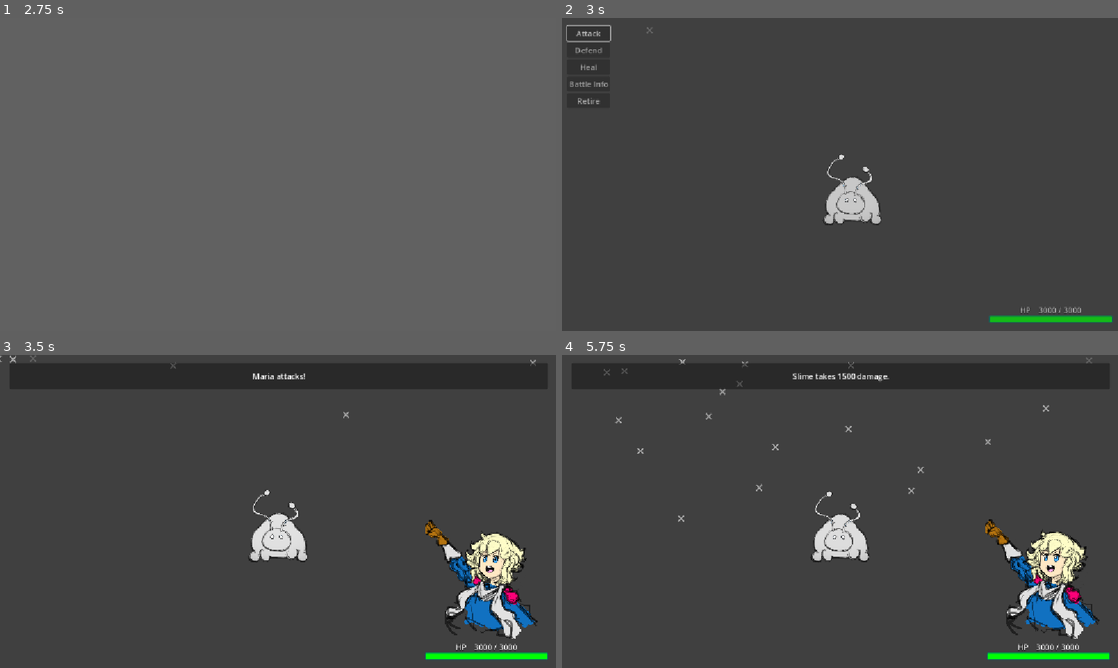
Above: before the commit, frames 1-4 (two rows, left to right).
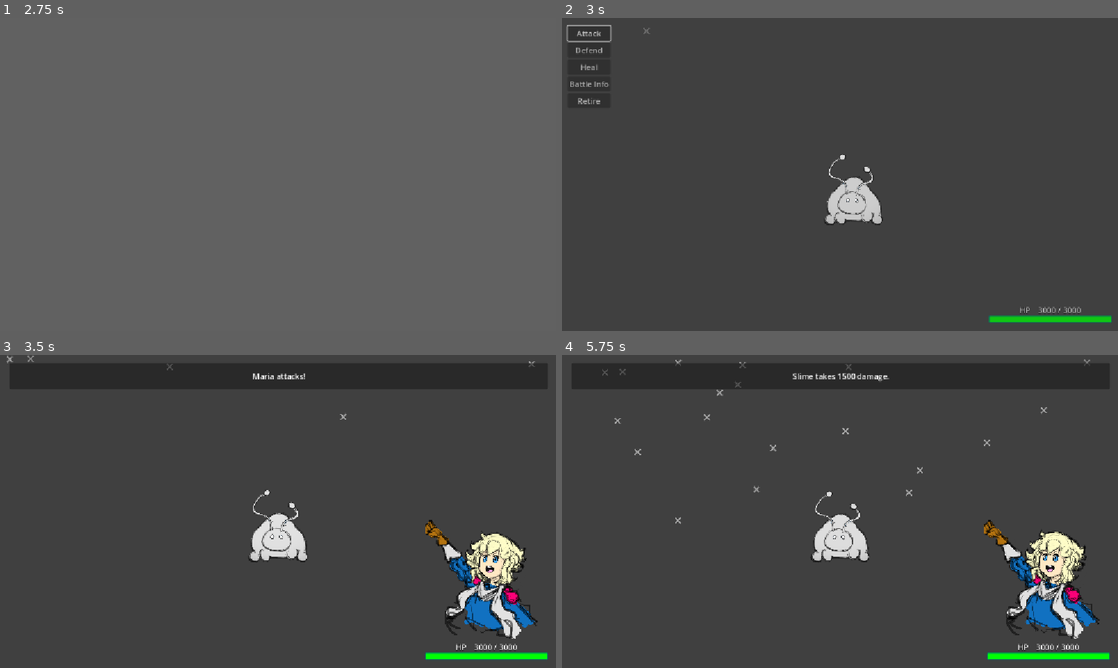
Above: after the commit, the same moments.

Repository: Adnyropast/pwkz-godot-4.7
Game: Godot game, scene res://scenes/title_screen.tscn
Two runs of this game, one before a commit and one after it. Both use one fixed random seed, a clock stepped at 60 frames per second and the inputs below. The engine's default icon, where the game draws it, is replaced by a stand-in: a white triangle on a blue panel in a dark square.
Inputs:
- Up to frame 1 (2.75 s): click "Start" at 0.5 s; click "Maria Game" at 1.25 s; tap Enter (ui_accept) at 2, 2.1, 2.27, 2.57 s
- Up to frame 2 (3 s): tap Enter (ui_accept) at 2.75, 2.85 s
- Up to frame 3 (3.5 s): tap Enter (ui_accept) at 3.02, 3.32 s
- Up to frame 4 (5.75 s): tap Enter (ui_accept) at 3.6, 4.35, 4.52, 4.82, 5.1, 5.27, 5.57 s; tap Escape (ui_cancel) at 5.65 s

Frame 1 is identical in both runs. In frame 2, 0.7% of the frame differs, in the area x 0-100%, y 2-98%; in frame 3, 0.1%; in frame 4, 1.6%, in the area x 7-97%, y 0-91%.

Commit message:
refactor: refactor button shortcuts & remove shortcuts tooltips

Diff:
--- a/scenes/battle_camera.gd
+++ b/scenes/battle_camera.gd
@@ -12,10 +12,6 @@
 
 func _ready() -> void:
 	camera.environment.background_color = WorldColors.get_background_color(WorldState.current_world)
-
-func _process(_delta: float) -> void:
-	if Input.is_action_just_pressed("ui_accept"):
-		skip_start_animation()
 
 func _on_screen_button_pressed() -> void:
 	skip_start_animation()
--- a/scenes/battle_camera.tscn
+++ b/scenes/battle_camera.tscn
@@ -200,6 +200,12 @@
 &"battle_camera_commands_menu_fade_out": SubResource("Animation_6pgex")
 }
 
+[sub_resource type="InputEventAction" id="InputEventAction_wc2de"]
+action = &"ui_accept"
+
+[sub_resource type="Shortcut" id="Shortcut_n54xb"]
+events = [SubResource("InputEventAction_wc2de")]
+
 [node name="BattleCamera" type="Node3D" unique_id=2097289196]
 script = ExtResource("1_6we38")
 
@@ -236,5 +242,7 @@
 anchor_bottom = 1.0
 grow_horizontal = 2
 grow_vertical = 2
+shortcut = SubResource("Shortcut_n54xb")
+shortcut_in_tooltip = false
 
 [connection signal="pressed" from="ScreenButton" to="." method="_on_screen_button_pressed"]
--- a/scenes/battle_text_box.gd
+++ b/scenes/battle_text_box.gd
@@ -8,10 +8,6 @@
 func _ready() -> void:
 	sender.message_sent.connect(on_message_sent)
 	sender.timed_message_sent.connect(on_timed_message_sent)
-
-func _process(_delta: float) -> void:
-	if Input.is_action_just_pressed("ui_accept"):
-		skip_action()
 
 func _on_screen_button_pressed() -> void:
 	skip_action()
--- a/scenes/battle_text_box.tscn
+++ b/scenes/battle_text_box.tscn
@@ -1,6 +1,12 @@
 [gd_scene format=3 uid="uid://b7latik14ltrx"]
 
 [ext_resource type="Script" uid="uid://trj4vewlt6hx" path="res://scenes/battle_text_box.gd" id="1_cvxho"]
+
+[sub_resource type="InputEventAction" id="InputEventAction_hdb6g"]
+action = &"ui_accept"
+
+[sub_resource type="Shortcut" id="Shortcut_6we38"]
+events = [SubResource("InputEventAction_hdb6g")]
 
 [node name="BattleTextBox" type="Control" unique_id=929214716]
 layout_mode = 3
@@ -45,5 +51,7 @@
 anchor_bottom = 1.0
 grow_horizontal = 2
 grow_vertical = 2
+shortcut = SubResource("Shortcut_6we38")
+shortcut_in_tooltip = false
 
 [connection signal="pressed" from="ScreenButton" to="." method="_on_screen_button_pressed"]
--- a/scenes/stage_inbetween_screen.gd
+++ b/scenes/stage_inbetween_screen.gd
@@ -10,10 +10,6 @@
 	set_textures()
 	var tween: Tween = create_tween()
 	tween.tween_callback(load_phase).set_delay(1.5)
-
-func _process(_delta: float) -> void:
-	if Input.is_action_just_pressed("ui_accept"):
-		load_phase()
 
 func _on_screen_button_pressed() -> void:
 	load_phase()
--- a/scenes/stage_inbetween_screen.tscn
+++ b/scenes/stage_inbetween_screen.tscn
@@ -91,6 +91,12 @@
 &"stage_inbetween_icons": SubResource("Animation_v7b06")
 }
 
+[sub_resource type="InputEventAction" id="InputEventAction_ku16c"]
+action = &"ui_accept"
+
+[sub_resource type="Shortcut" id="Shortcut_cvxho"]
+events = [SubResource("InputEventAction_ku16c")]
+
 [node name="StageInbetweenScreen" type="Control" unique_id=590702788]
 layout_mode = 3
 anchors_preset = 15
@@ -158,5 +164,7 @@
 anchor_bottom = 1.0
 grow_horizontal = 2
 grow_vertical = 2
+shortcut = SubResource("Shortcut_cvxho")
+shortcut_in_tooltip = false
 
 [connection signal="pressed" from="ScreenButton" to="." method="_on_screen_button_pressed"]
--- a/scenes/stage_start_screen.gd
+++ b/scenes/stage_start_screen.gd
@@ -12,10 +12,6 @@
 	var tween: Tween = create_tween()
 	tween.tween_callback(load_stage).set_delay(3.0)
 
-func _process(_delta: float) -> void:
-	if Input.is_action_just_pressed("ui_accept"):
-		load_stage()
-
 func _on_screen_button_pressed() -> void:
 	load_stage()
 
--- a/scenes/stage_start_screen.tscn
+++ b/scenes/stage_start_screen.tscn
@@ -3,6 +3,12 @@
 [ext_resource type="Script" uid="uid://chmgagndot7lu" path="res://scenes/stage_start_screen.gd" id="1_4frsg"]
 
 [sub_resource type="StyleBoxFlat" id="StyleBoxFlat_jvwdm"]
+
+[sub_resource type="InputEventAction" id="InputEventAction_fm0x4"]
+action = &"ui_accept"
+
+[sub_resource type="Shortcut" id="Shortcut_v7b06"]
+events = [SubResource("InputEventAction_fm0x4")]
 
 [node name="StageStartScreen" type="Control" unique_id=731072768]
 layout_mode = 3
@@ -55,5 +61,7 @@
 anchor_bottom = 1.0
 grow_horizontal = 2
 grow_vertical = 2
+shortcut = SubResource("Shortcut_v7b06")
+shortcut_in_tooltip = false
 
 [connection signal="pressed" from="ScreenButton" to="." method="_on_screen_button_pressed"]
--- a/scenes/title_screen.gd
+++ b/scenes/title_screen.gd
@@ -16,10 +16,6 @@
 func _on_button_start_pressed() -> void:
 	hide_start_menu()
 	show_games_menu()
-
-func _on_title_screen_games_menu_canceled() -> void:
-	hide_games_menu()
-	show_start_menu()
 
 func _on_cancel_button_pressed() -> void:
 	hide_games_menu()
--- a/scenes/title_screen.tscn
+++ b/scenes/title_screen.tscn
@@ -43,6 +43,12 @@
 &"RESET": SubResource("Animation_sa3yf"),
 &"title_screen_panel_loop": SubResource("Animation_s4lrb")
 }
+
+[sub_resource type="InputEventAction" id="InputEventAction_qhyse"]
+action = &"ui_cancel"
+
+[sub_resource type="Shortcut" id="Shortcut_4frsg"]
+events = [SubResource("InputEventAction_qhyse")]
 
 [node name="TitleScreen" type="Control" unique_id=1044247816]
 layout_mode = 3
@@ -124,6 +130,8 @@
 custom_minimum_size = Vector2(96, 64)
 layout_mode = 2
 focus_mode = 1
+shortcut = SubResource("Shortcut_4frsg")
+shortcut_in_tooltip = false
 
 [node name="MarginContainer3" type="MarginContainer" parent="VBoxContainer/HBoxContainer" unique_id=757428876]
 layout_mode = 2
@@ -140,5 +148,4 @@
 horizontal_alignment = 2
 
 [connection signal="pressed" from="VBoxContainer/MarginContainer2/MenuContainer/StartMenu/VBoxContainer/ButtonStart" to="." method="_on_button_start_pressed"]
-[connection signal="canceled" from="VBoxContainer/MarginContainer2/MenuContainer/TitleScreenGamesMenu" to="." method="_on_title_screen_games_menu_canceled"]
 [connection signal="pressed" from="VBoxContainer/HBoxContainer/MarginContainer4/CancelButton" to="." method="_on_cancel_button_pressed"]
--- a/scenes/title_screen_games_menu.gd
+++ b/scenes/title_screen_games_menu.gd
@@ -1,16 +1,11 @@
 extends Control
 
-signal canceled
 @onready var debug_button: Button = $VBoxContainer/DebugButton
 @onready var first_button: Button = $VBoxContainer/GameButton1
 
 func _ready() -> void:
 	refresh_debug_button()
 	Navigation.set_first_button_visibility_changed(first_button)
-
-func _process(_delta: float) -> void:
-	if Input.is_action_just_pressed("ui_cancel"):
-		canceled.emit()
 
 func _on_game_button_1_pressed() -> void:
 	pause()
